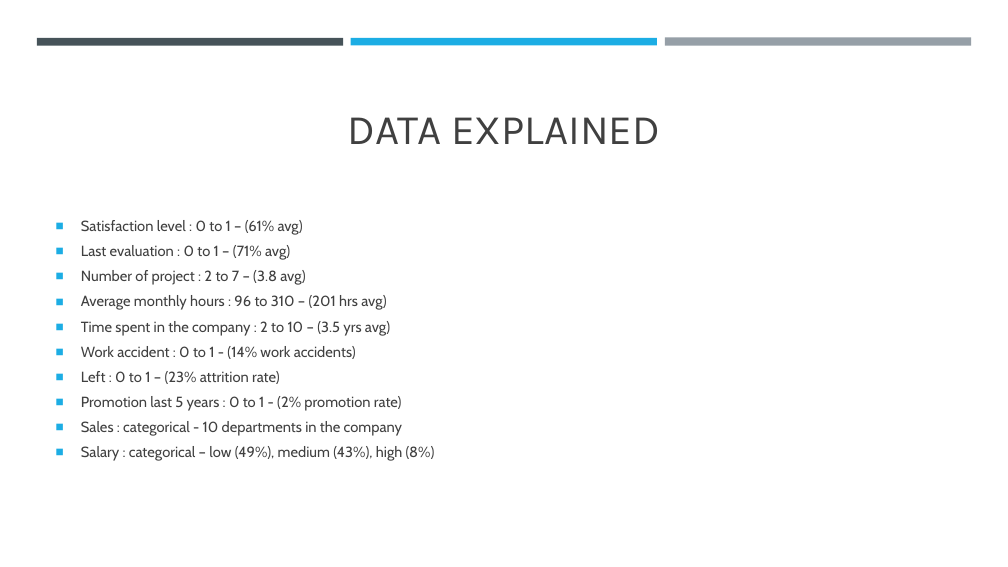
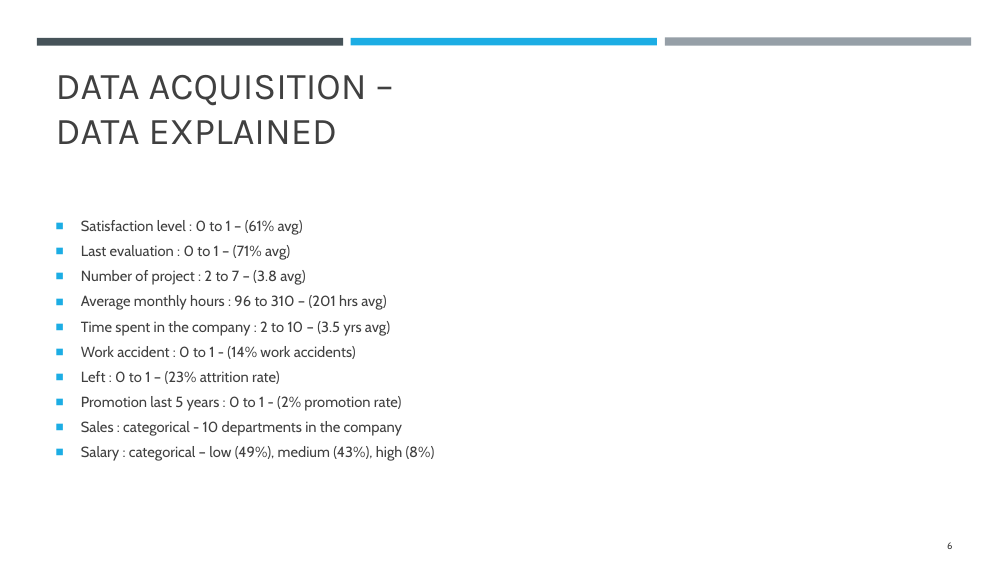
Before and after one commit to IsabelleUslu/InstituteOfDataLabs, a slide deck: slide 6 of IOD Projects/MP2New/New - Predicting Employee Attrition.pptx (slide 5 before the commit). Drawn at 1008x567 pixels with LibreOffice and Linux fonts; fonts in the diff are those of the drawing. Boxes give left, top, right and bottom in pixels: in the first picture for what was removed or moved away, otherwise in the second. Text is boxed around its words. In the diff, an @@ line names an element or a change of style, - is before the commit and + after.

```diff
--- a/IOD Projects/MP2New/New - Predicting Employee Attrition.pptx
+++ b/IOD Projects/MP2New/New - Predicting Employee Attrition.pptx
@@ title at (56, 75, 367, 144): text changed; size 40 to 36 pt @@
-DATA EXPLAINED
+DATA ACQUISITION –
+DATA EXPLAINED
@@ page number added at (947, 542, 952, 549), 9 pt, text #404040 @@
+6
```
Also in this commit, not shown: 17 other slides changed, 1 slide added, 2 other files.
